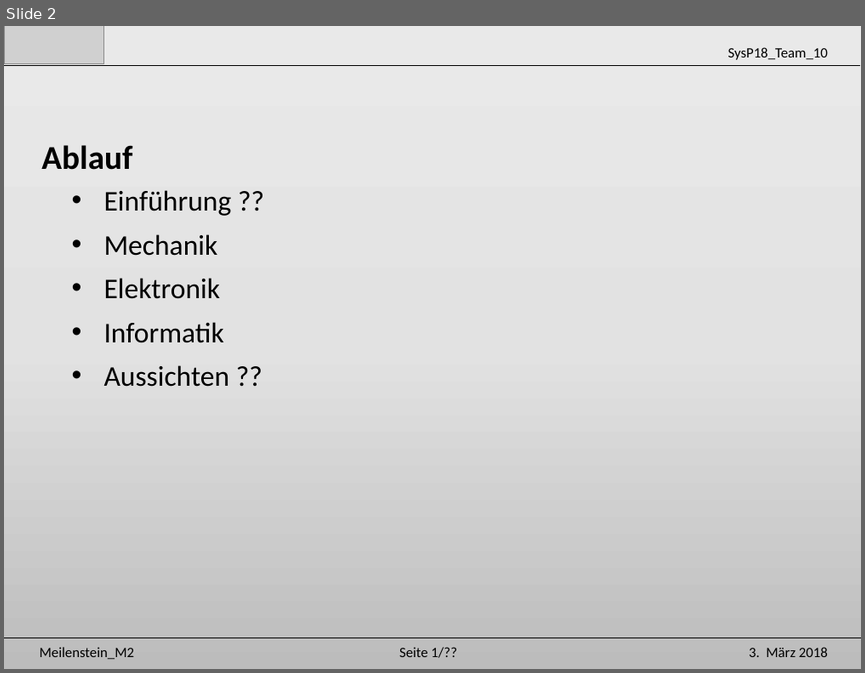
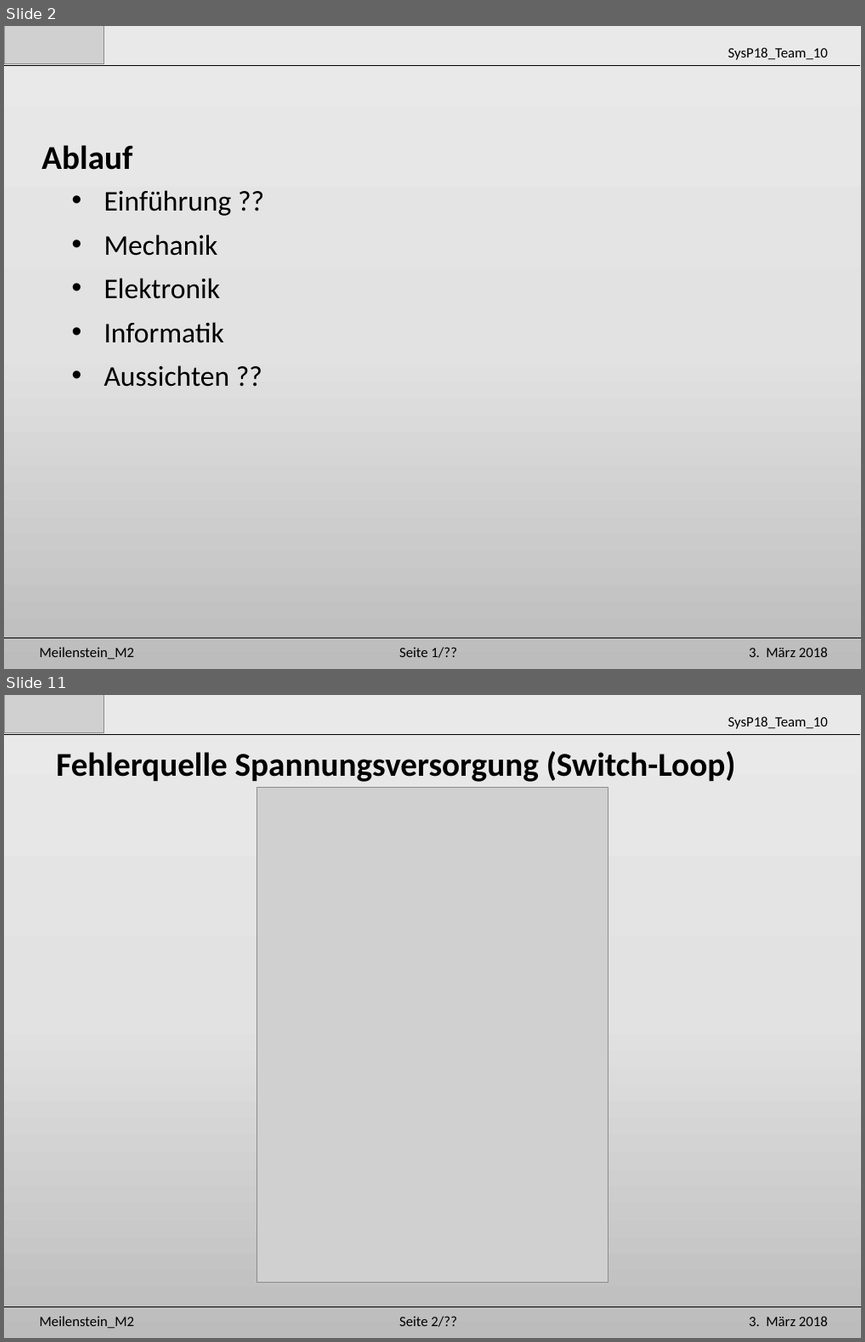
Before and after one commit to Unaqwyn/SysP18_1cv, a slide deck: 01_Organisation/02_Meilensteine/m2/M2_Elek.pptx. Shown one above the other, each under a label of ours: slide 2 before the commit, slides 2 and 11 after it; the slides between them are not shown. The pictures are 865x673 and 865x1342 pixels, drawn with LibreOffice and Linux fonts; fonts in the diff are those of the drawing; grey boxes stand for pictures. Boxes give left, top, right and bottom in pixels: in the first picture for what was removed or moved away, otherwise in the second. Text is boxed around its words. In the diff, an @@ line names an element or a change of style, - is before the commit and + after.

```diff
--- a/01_Organisation/02_Meilensteine/m2/M2_Elek.pptx
+++ b/01_Organisation/02_Meilensteine/m2/M2_Elek.pptx
@@ slide 11 added at bbox=[4, 695, 861, 1338], background gradient #EBEAEA to #E4E3E3 to #BDBCBC @@
@@ picture added at bbox=[4, 695, 104, 732] @@
@@ text added at bbox=[728, 716, 828, 729], 12 pt, text #000000 @@
+SysP18_Team_10
@@ line added from (4, 734) to (860, 734), #000000 0.5 pt @@
@@ text added at bbox=[56, 751, 736, 782], 28 pt, text #000000, bold @@
+Fehlerquelle Spannungsversorgung (Switch-Loop)
@@ picture added at bbox=[256, 787, 608, 1281] @@
@@ line added from (4, 1307) to (861, 1307), #000000 0.5 pt @@
@@ text added at bbox=[40, 1315, 135, 1328], 12 pt, text #000000 @@
+Meilenstein_M2
@@ text added at bbox=[399, 1315, 457, 1327], 12 pt, text #000000 @@
+Seite 2/??
@@ text added at bbox=[749, 1315, 828, 1326], 12 pt, text #000000 @@
+3. März 2018
```
Also in this commit, not shown: 2 slides changed, 7 other slides added, 10 other files.
